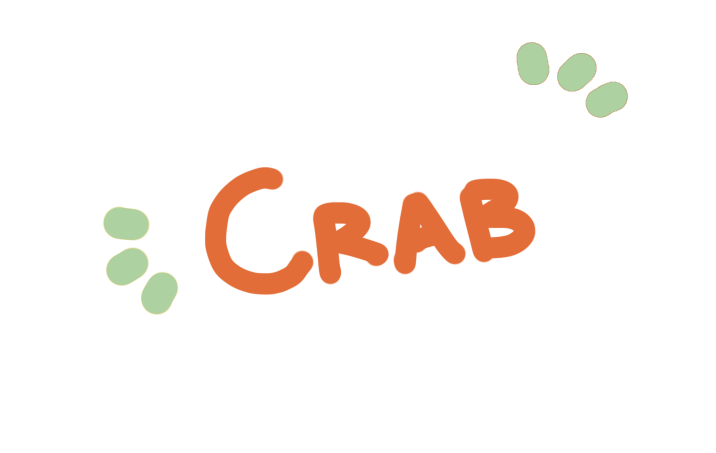
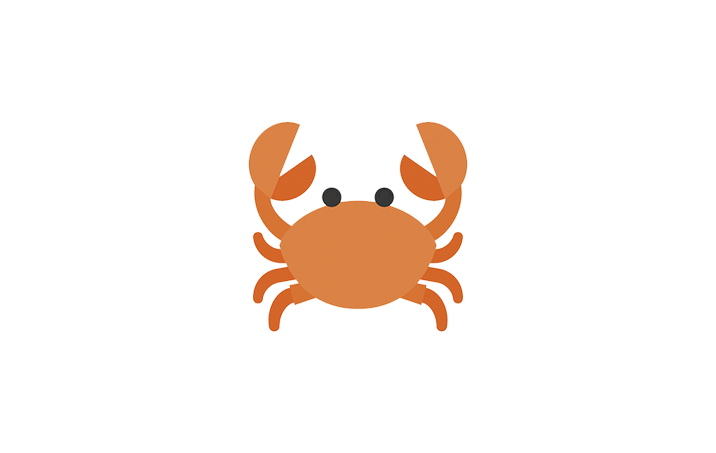
Two versions of the same layered image (716px x 453px). Layer-by-layer changes:
hid "Layer 23" over [516,42,628,118]
added layer "cute-crab-cartoon-icon-flat-design-vector-20257900" above "Layer 25" over [248,121,468,332]
hid "Layer 25" over [102,206,179,315]
hid "Layer 10" over [204,166,536,296]
